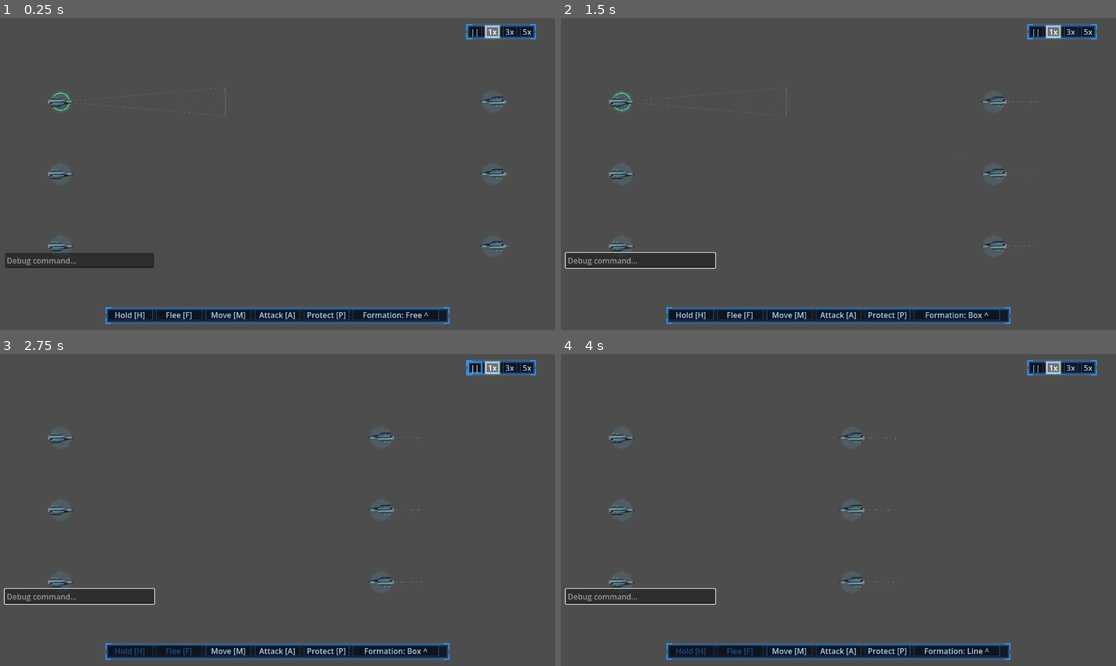
Above: before the commit, frames 1-4 (two rows, left to right).
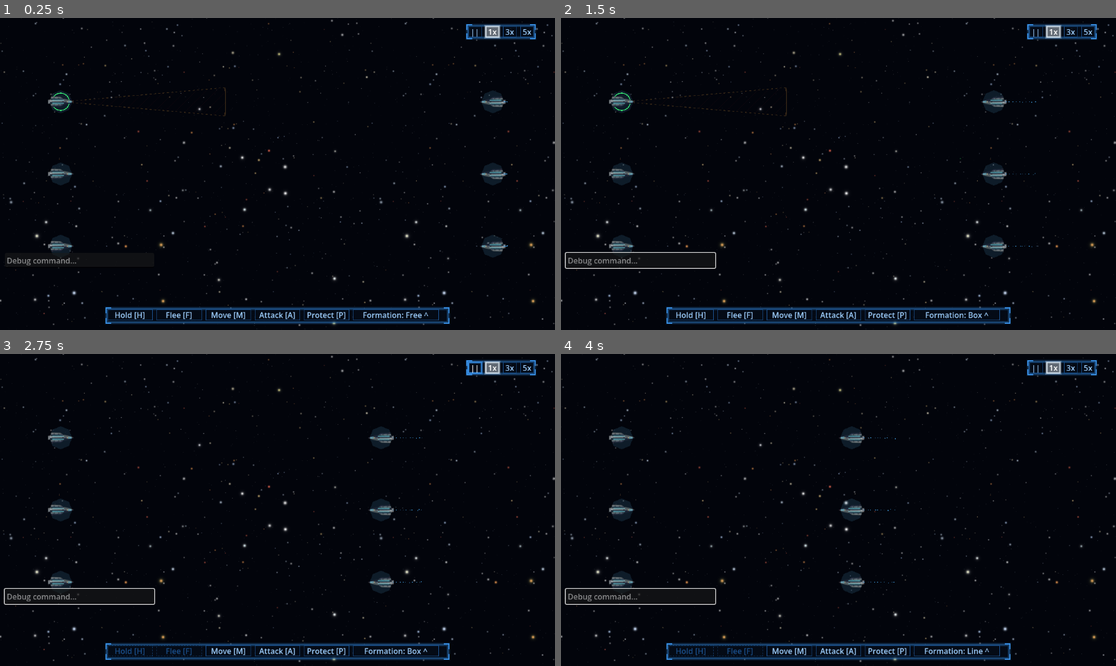
Above: after the commit, the same moments.

Repository: darthlemi/SpaceGame
Game: Godot game, scene res://scenes/combat/combat_scene.tscn
Same seed, same stepped clock (60 frames per second), same inputs: the game is played once before the commit and once after it. This scene is started directly instead of the project's main scene.
Inputs (mouse positions are in pixels of both pictures, inside the frame that each line leads up to):
- Up to frame 1 (0.25 s): no input
- Up to frame 2 (1.5 s): click (638, 261) at 0.52 s; type "12" at 0.6 s; tap Enter at 1.25 s; move the mouse to (960, 158) at 1.27 s; hold D from 1.28 s (still down); hold 4 (formation_box) from 1.28 s (still down); click (960, 158) at 1.42 s
- Up to frame 3 (2.75 s): tap Space at 1.52 s; release D at 2 s; release 4 (formation_box) at 2 s; click "||" at 2 s
- Up to frame 4 (4 s): drag from (727, 525) to (810, 572) at 2.77 s; move the mouse to (894, 441) at 3.52 s; hold D from 3.53 s (still down); hold 2 (formation_line) from 3.53 s (still down)

The runs differ from the first frame. In frame 1, 96% of the frame differs, in the area x 0-100%, y 0-100%; in frame 2, 95%; in frame 3, 95%; in frame 4, 95%.

Commit message:
Wire the approved starfield tileset into campaign and combat scenes
Copies the 25 density tiles + 3 parallax depth layers from the Blender
output dir into assets/sprites/backgrounds/starfield/. A new
StarfieldAssignment module picks a density category + seed from a
deterministic hash of a system id, so a system's campaign view and any
combat fought there always get the same background. Campaign gets a
single tiled TextureRect; combat gets a ParallaxBackground with the
density tile plus the 3 depth layers, each sprite region-tiled across
the full 3200x3200 arena so panning/zooming never reveals bare canvas.

Co-Authored-By: Claude Sonnet 5 <noreply@anthropic.com>

Diff:
--- a/scenes/campaign/campaign_scene.tscn
+++ b/scenes/campaign/campaign_scene.tscn
@@ -15,6 +15,12 @@
 
 [node name="CampaignScene" type="Node2D"]
 script = ExtResource("1")
+
+[node name="Background" type="TextureRect" parent="."]
+anchors_preset = 15
+anchor_right = 1.0
+anchor_bottom = 1.0
+stretch_mode = 1
 
 [node name="UILayer" type="CanvasLayer" parent="."]
 
--- a/scenes/combat/combat_scene.tscn
+++ b/scenes/combat/combat_scene.tscn
@@ -6,6 +6,7 @@
 [ext_resource type="PackedScene" path="res://scenes/ui/speed_controls.tscn" id="4"]
 [ext_resource type="Script" path="res://scripts/combat/combat_camera.gd" id="5"]
 [ext_resource type="PackedScene" path="res://scenes/ui/order_bar.tscn" id="6"]
+[ext_resource type="PackedScene" path="res://scenes/combat/combat_starfield.tscn" id="7"]
 
 [sub_resource type="RectangleShape2D" id="RectangleShape2D_horizontal"]
 size = Vector2(3216, 50)
@@ -15,6 +16,8 @@
 
 [node name="CombatScene" type="Node2D"]
 script = ExtResource("1")
+
+[node name="CombatStarfield" parent="." instance=ExtResource("7")]
 
 [node name="FleetCommander" type="Node2D" parent="."]
 script = ExtResource("2")
--- /dev/null
+++ b/scenes/combat/combat_starfield.tscn
@@ -0,0 +1,52 @@
+[gd_scene load_steps=5 format=3]
+
+[ext_resource type="Script" path="res://scripts/combat/combat_starfield.gd" id="1"]
+[ext_resource type="Texture2D" path="res://assets/sprites/backgrounds/starfield/depth_layers/deep_background.png" id="2"]
+[ext_resource type="Texture2D" path="res://assets/sprites/backgrounds/starfield/depth_layers/mid_distance.png" id="3"]
+[ext_resource type="Texture2D" path="res://assets/sprites/backgrounds/starfield/depth_layers/foreground.png" id="4"]
+
+[node name="CombatStarfield" type="ParallaxBackground"]
+script = ExtResource("1")
+
+[node name="Base" type="ParallaxLayer" parent="."]
+motion_scale = Vector2(1.0, 1.0)
+motion_mirroring = Vector2(3200, 3200)
+
+[node name="Sprite2D" type="Sprite2D" parent="Base"]
+centered = false
+region_enabled = true
+region_rect = Rect2(0, 0, 3200, 3200)
+texture_repeat = 2
+
+[node name="DeepBackground" type="ParallaxLayer" parent="."]
+motion_scale = Vector2(0.9, 0.9)
+motion_mirroring = Vector2(3200, 3200)
+
+[node name="Sprite2D" type="Sprite2D" parent="DeepBackground"]
+centered = false
+texture = ExtResource("2")
+region_enabled = true
+region_rect = Rect2(0, 0, 3200, 3200)
+texture_repeat = 2
+
+[node name="MidDistance" type="ParallaxLayer" parent="."]
+motion_scale = Vector2(0.75, 0.75)
+motion_mirroring = Vector2(3200, 3200)
+
+[node name="Sprite2D" type="Sprite2D" parent="MidDistance"]
+centered = false
+texture = ExtResource("3")
+region_enabled = true
+region_rect = Rect2(0, 0, 3200, 3200)
+texture_repeat = 2
+
+[node name="Foreground" type="ParallaxLayer" parent="."]
+motion_scale = Vector2(0.5, 0.5)
+motion_mirroring = Vector2(3200, 3200)
+
+[node name="Sprite2D" type="Sprite2D" parent="Foreground"]
+centered = false
+texture = ExtResource("4")
+region_enabled = true
+region_rect = Rect2(0, 0, 3200, 3200)
+texture_repeat = 2
--- /dev/null
+++ b/scripts/background/starfield_assignment.gd
@@ -0,0 +1,14 @@
+class_name StarfieldAssignment
+extends RefCounted
+
+const CATEGORIES := ["sparse", "light", "medium", "dense", "clustered"]
+const SEED_COUNT := 5
+
+static func pick(id: String) -> Dictionary:
+	var category: String = CATEGORIES[abs(hash(id)) % CATEGORIES.size()]
+	var seed_index: int = abs(hash(id + "_seed")) % SEED_COUNT + 1
+	return {"category": category, "seed": seed_index}
+
+static func base_texture_path(id: String) -> String:
+	var choice := pick(id)
+	return "res://assets/sprites/backgrounds/starfield/%s/%s_%02d.png" % [choice.category, choice.category, choice.seed]
--- a/scripts/campaign/campaign_scene.gd
+++ b/scripts/campaign/campaign_scene.gd
@@ -108,6 +108,7 @@
 	ids.sort()
 	for i in ids.size():
 		layers[ids[i]].set_current(ids[i] == system_id, Vector2(SYSTEM_SPACING * (i + 1), 0))
+	$Background.texture = load(StarfieldAssignment.base_texture_path(system_id))
 
 func _build_layers() -> void:
 	var ids: Array = CampaignState.galaxy.systems.keys()
--- a/scripts/combat/combat_scene.gd
+++ b/scripts/combat/combat_scene.gd
@@ -11,6 +11,7 @@
 @export var player_spawn_points: Array[Vector2] = [Vector2(1000, 1400), Vector2(1000, 1600), Vector2(1000, 1800)]
 @export var enemy_spawn_points: Array[Vector2] = [Vector2(2200, 1400), Vector2(2200, 1600), Vector2(2200, 1800)]
 
+@onready var combat_starfield: CombatStarfield = $CombatStarfield
 @onready var fleet_commander: FleetCommander = $FleetCommander
 @onready var combat_camera: CombatCamera = $CombatCamera
 @onready var result_label: Label = $UILayer/ResultLabel
@@ -32,6 +33,7 @@
 		escape_rng = RandomNumberGenerator.new()
 		escape_rng.randomize()
 	result_label.visible = false
+	combat_starfield.setup(CampaignState.player_fleet.system_id if CampaignState.player_fleet != null else "")
 	if CampaignState.active_enemy_fleet != null:
 		_player_spawned_indices = CrewRules.deploy_indices(CampaignState.player_fleet.ship_compositions)
 		_enemy_spawned_indices = CrewRules.deploy_indices(CampaignState.active_enemy_fleet.ship_compositions)
--- /dev/null
+++ b/scripts/combat/combat_starfield.gd
@@ -0,0 +1,7 @@
+class_name CombatStarfield
+extends ParallaxBackground
+
+@onready var _base_sprite: Sprite2D = $Base/Sprite2D
+
+func setup(system_id: String) -> void:
+	_base_sprite.texture = load(StarfieldAssignment.base_texture_path(system_id))
--- a/tests/run_tests.gd
+++ b/tests/run_tests.gd
@@ -57,6 +57,7 @@
 		preload("res://tests/test_danger_tier.gd"),
 		preload("res://tests/test_fleet_budget.gd"),
 		preload("res://tests/test_npc_jump_planner.gd"),
+		preload("res://tests/test_starfield_assignment.gd"),
 	]
 	var total_failures := 0
 	for script in test_scripts:
--- /dev/null
+++ b/tests/test_starfield_assignment.gd
@@ -0,0 +1,29 @@
+extends RefCounted
+
+const StarfieldAssignmentScript = preload("res://scripts/background/starfield_assignment.gd")
+
+static func run() -> Array[String]:
+	var failures: Array[String] = []
+
+	var first := StarfieldAssignmentScript.pick("sol")
+	var second := StarfieldAssignmentScript.pick("sol")
+	if first != second:
+		failures.append("pick: expected deterministic result for the same id, got %s then %s" % [first, second])
+
+	var seen_categories := {}
+	for i in range(30):
+		var choice := StarfieldAssignmentScript.pick("system_%d" % i)
+		if not StarfieldAssignmentScript.CATEGORIES.has(choice.category):
+			failures.append("pick: category %s not in CATEGORIES" % choice.category)
+		if choice.seed < 1 or choice.seed > StarfieldAssignmentScript.SEED_COUNT:
+			failures.append("pick: seed %d out of range 1..%d" % [choice.seed, StarfieldAssignmentScript.SEED_COUNT])
+		seen_categories[choice.category] = true
+	if seen_categories.size() < 2:
+		failures.append("pick: expected a spread of categories across 30 ids, got only %s" % [seen_categories.keys()])
+
+	var path := StarfieldAssignmentScript.base_texture_path("sol")
+	var expected := "res://assets/sprites/backgrounds/starfield/%s/%s_%02d.png" % [first.category, first.category, first.seed]
+	if path != expected:
+		failures.append("base_texture_path: expected %s, got %s" % [expected, path])
+
+	return failures
Binary file added: assets/sprites/backgrounds/starfield/clustered/clustered_01.png
Not shown, added: assets/sprites/backgrounds/starfield/clustered/clustered_01.png.import
Binary file added: assets/sprites/backgrounds/starfield/clustered/clustered_02.png
Not shown, added: assets/sprites/backgrounds/starfield/clustered/clustered_02.png.import
Binary file added: assets/sprites/backgrounds/starfield/clustered/clustered_03.png
Not shown, added: assets/sprites/backgrounds/starfield/clustered/clustered_03.png.import
Binary file added: assets/sprites/backgrounds/starfield/clustered/clustered_04.png
Not shown, added: assets/sprites/backgrounds/starfield/clustered/clustered_04.png.import
Binary file added: assets/sprites/backgrounds/starfield/clustered/clustered_05.png
Not shown, added: assets/sprites/backgrounds/starfield/clustered/clustered_05.png.import
Binary file added: assets/sprites/backgrounds/starfield/dense/dense_01.png
Not shown, added: assets/sprites/backgrounds/starfield/dense/dense_01.png.import
(and 48 more such lines)
